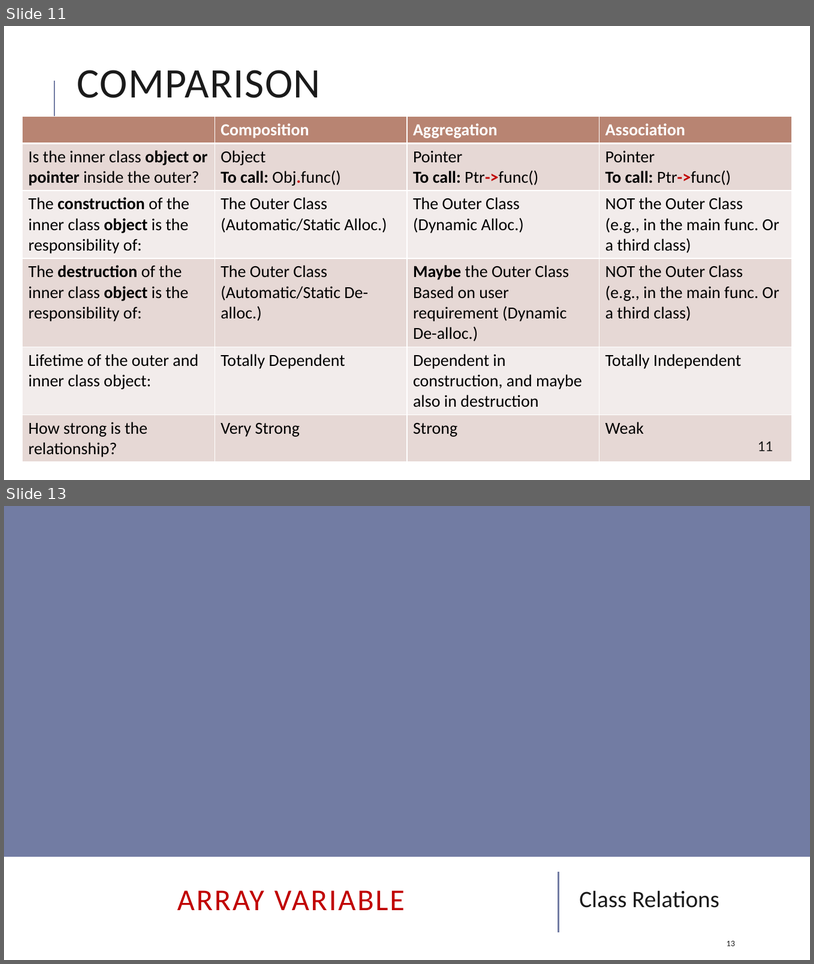
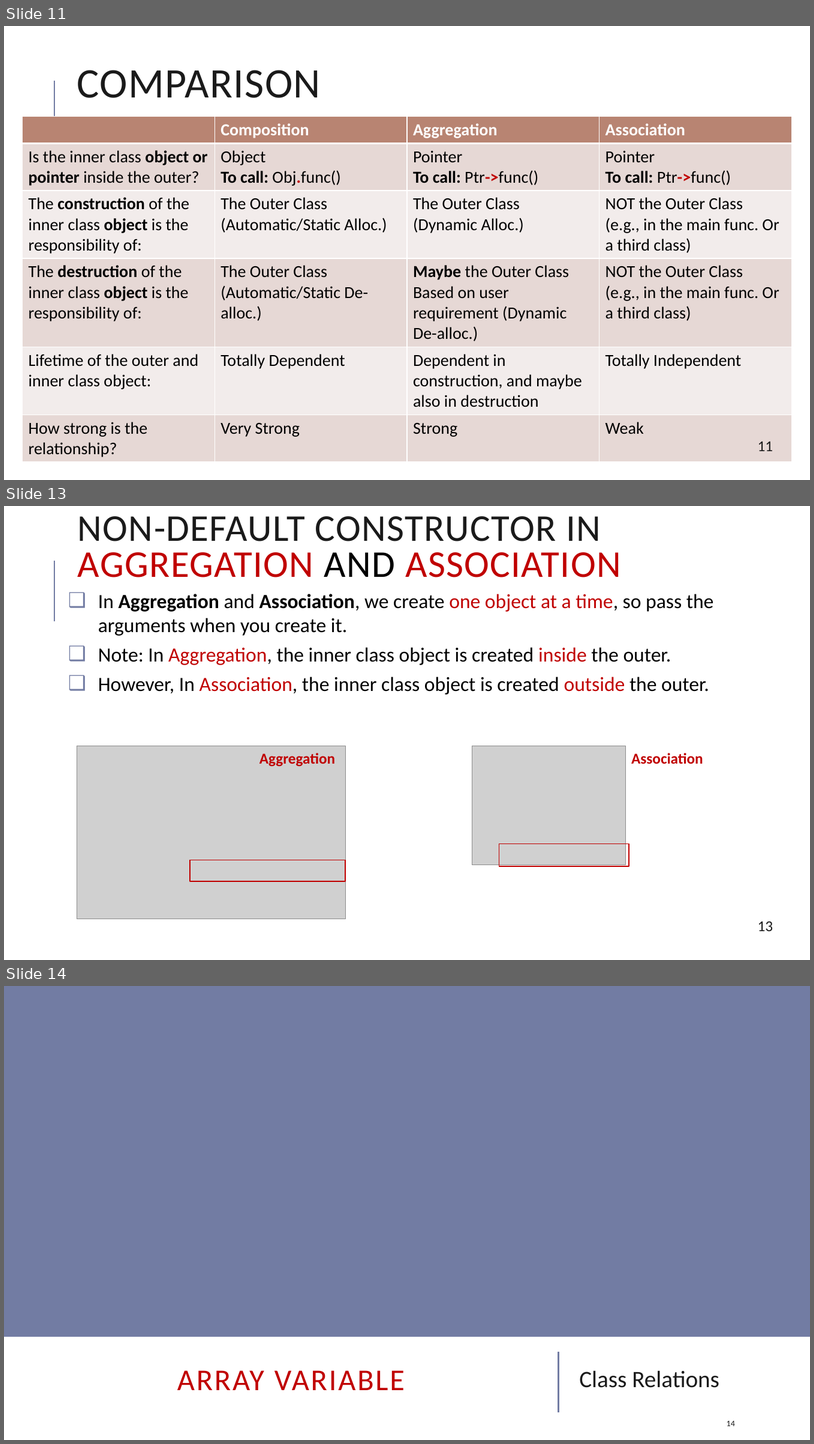
Before and after one commit to emaneng/mylegacy-oop-cpp, a slide deck: slides/1_Class Relations (Single & Arr Var).pptx. Shown one above the other, each under a label of ours: slides 11 and 13 before the commit, slides 11, 13 and 14 after it; the slides between them are not shown. The pictures are 814x964 and 814x1444 pixels, drawn with LibreOffice and Linux fonts; fonts in the diff are those of the drawing; grey boxes stand for pictures. Boxes give left, top, right and bottom in pixels: in the first picture for what was removed or moved away, otherwise in the second. Text is boxed around its words. In the diff, an @@ line names an element or a change of style, - is before the commit and + after.

Commit message:
Update slides of class relations arr variable and add its code files

```diff
--- a/slides/1_Class Relations (Single & Arr Var).pptx
+++ b/slides/1_Class Relations (Single & Arr Var).pptx
@@ slide 13 added at (x1=4, y1=506, x2=810, y2=960), background #FFFFFF; not listed: 1 template element that a slide beside it also shows @@
@@ title added at (x1=78, y1=516, x2=621, y2=577), 45 pt, text #1A1A1A @@
+NON-DEFAULT CONSTRUCTOR IN
+AGGREGATION AND ASSOCIATION
@@ text added at (x1=98, y1=594, x2=714, y2=694), 24 pt, text #000000 @@
+  ❑ In Aggregation and Association, we create one object at a time, so pass the arguments when you create it.
+  ❑ Note: In Aggregation, the inner class object is created inside the outer.
+  ❑ However, In Association, the inner class object is created outside the outer.
@@ picture added at (x1=77, y1=745, x2=346, y2=918) @@
@@ text added at (x1=260, y1=753, x2=335, y2=766), 18 pt, text #C00000, bold @@
+Aggregation
@@ picture added at (x1=472, y1=745, x2=626, y2=865) @@
@@ text added at (x1=632, y1=753, x2=704, y2=764), 18 pt, text #C00000, bold @@
+Association
@@ rectangle added at (x1=500, y1=844, x2=630, y2=866), outline #C00000 1.25 pt @@
@@ rectangle added at (x1=191, y1=860, x2=346, y2=881), outline #C00000 1.25 pt @@
@@ page number added at (x1=758, y1=921, x2=774, y2=931), 18 pt, text #1A1A1A @@
+13
@@ what was slide 13 is now slide 14 @@
@@ page number at (x1=727, y1=1420, x2=735, y2=1426): text changed @@
-13
+14
```
Also in this commit, not shown: 4 slides changed, 5 other slides added, 1 slide removed, 6 other files.
